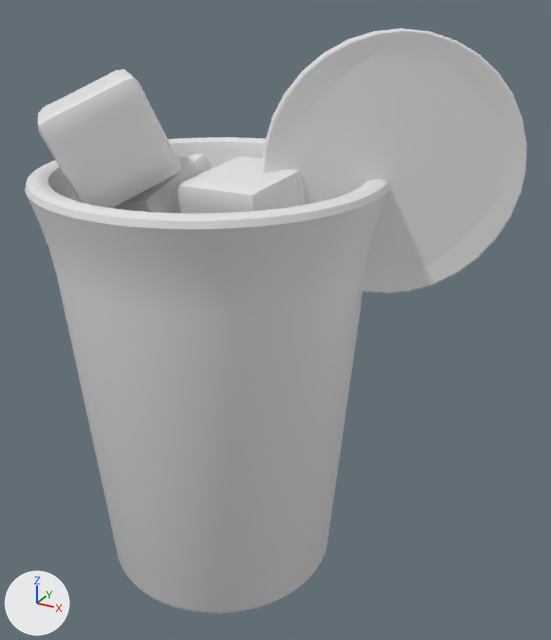
What one commit did to the OBJ model public/assets/drink-baked/blog0096.obj.
Before and after are seen from a 50 mm lens placed at (3.42, -5.13, 5.07), pointed at (0.54, 0.1, 2.46). Arrows for +X, +Y and +Z are at lower left; the lights stay in place. The older version comes first. Where no turn or scale is listed for an object, it has been applied to the vertices.

The scene before the commit, as lines of its bpy script (objects in view):
```python
me_circle_001 = bpy.data.meshes.new('Circle.001')
me_circle_001.from_pydata(...)  # 834 vertices, 832 faces; spans x 0.5..2.3, y -0.15..0.97, z 2.77..4.78
me_cube = bpy.data.meshes.new('Cube')
me_cube.from_pydata(...)  # 386 vertices, 384 faces; spans x -0.646..0.628, y -0.636..0.615, z 1.786..2.88
me_cube_001 = bpy.data.meshes.new('Cube.001')
me_cube_001.from_pydata(...)  # 386 vertices, 384 faces; spans x -0.984..0.051, y -0.517..0.558, z 2.671..3.776
me_cube_002 = bpy.data.meshes.new('Cube.002')
me_cube_002.from_pydata(...)  # 386 vertices, 384 faces; spans x -0.042..0.896, y -0.567..0.4, z 2.902..3.816
me_cube_003 = bpy.data.meshes.new('Cube.003')
me_cube_003.from_pydata(...)  # 386 vertices, 384 faces; spans x -1.228..-0.004, y -1.097..0.114, z 3.446..4.468
me_cylinder = bpy.data.meshes.new('Cylinder')
me_cylinder.from_pydata(...)  # 960 vertices, 898 faces; spans x -1.44..1.44, y -1.44..1.44, z 0.0..3.71
me_plane = bpy.data.meshes.new('Plane')
me_plane.from_pydata(...)  # 240 vertices, 64 faces; spans x -1.3..1.3, y -1.31..1.31, z 3.03..3.08
ob_circle_001 = bpy.data.objects.new('Circle.001', me_circle_001)
ob_circle_001.location = (0.0, 0.0, 0.0)
ob_cube = bpy.data.objects.new('Cube', me_cube)
ob_cube.location = (0.0, 0.0, 0.0)
ob_cube_001 = bpy.data.objects.new('Cube.001', me_cube_001)
ob_cube_001.location = (0.0, 0.0, 0.0)
ob_cube_002 = bpy.data.objects.new('Cube.002', me_cube_002)
ob_cube_002.location = (0.0, 0.0, 0.0)
ob_cube_003 = bpy.data.objects.new('Cube.003', me_cube_003)
ob_cube_003.location = (0.0, 0.0, 0.0)
ob_cylinder = bpy.data.objects.new('Cylinder', me_cylinder)
ob_cylinder.location = (0.0, 0.0, 0.0)
ob_plane = bpy.data.objects.new('Plane', me_plane)
ob_plane.location = (0.0, 0.0, 0.0)
```
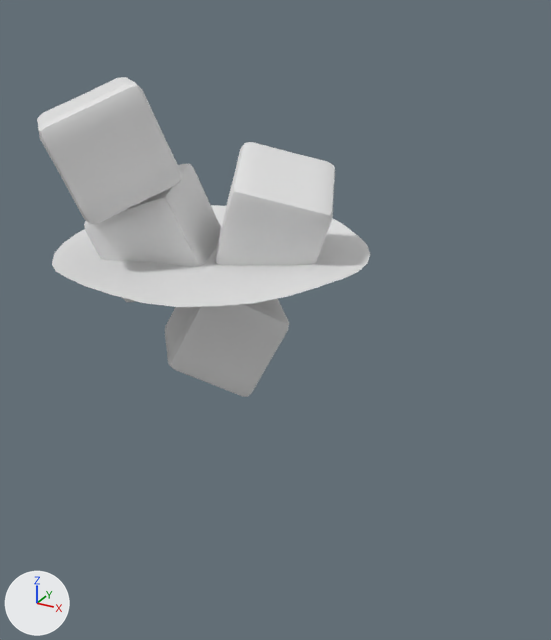
Pixel boxes [x1, y1, x2, y2] of what changed, in the pictures (551 x 640 px; the box of a moved part takes in the faces that stretch with it):
'Cylinder', deleted
    before: [25, 137, 389, 613]
'Circle.001', deleted
    before: [262, 28, 527, 294]
'Cube.003', reshaped
    before: [37, 69, 181, 208]
    after: [37, 77, 182, 224]
'Cube.002', reshaped
    before: [177, 156, 304, 213]
    after: [214, 142, 335, 265]
'Cube.001', reshaped
    before: [114, 153, 213, 213]
    after: [84, 164, 221, 302]
part 1 of me_cube, moved or reshaped (not visible before)
    after: [165, 299, 289, 397]
part 5 of me_plane, moved or reshaped (not visible before)
    after: [52, 205, 370, 307]

Patch to the scene script:
```diff
--- a/public/assets/drink-baked/blog0096.obj.py
+++ b/public/assets/drink-baked/blog0096.obj.py
@@ me_cube @@
 # used by ob_cube; location = (0.0, 0.0, 0.0)
-me_cube.from_pydata(...)  # 386 vertices, 384 faces; spans x -0.646..0.628, y -0.636..0.615, z 1.786..2.88
+me_cube.from_pydata(...)  # 386 vertices, 384 faces; spans x -0.569..0.68, y -0.553..0.655, z 1.775..2.814
+# me_cube part 1: the whole mesh is multiplied about its middle by the matrix ((-0.938, -0.335, 0.094), (-0.027, 0.342, 0.939), (-0.347, 0.878, -0.33)), then moved by (0.065, 0.061, -0.038)
@@ me_cube_001 @@
 # used by ob_cube_001; location = (0.0, 0.0, 0.0)
-me_cube_001.from_pydata(...)  # 386 vertices, 384 faces; spans x -0.984..0.051, y -0.517..0.558, z 2.671..3.776
+me_cube_001.from_pydata(...)  # 386 vertices, 384 faces; spans x -0.994..0.131, y -0.715..0.363, z 2.626..3.69
+# me_cube_001 part 2: the whole mesh is multiplied about its middle by the matrix ((0.894, -0.419, -0.159), (0.441, 0.884, 0.155), (0.075, -0.209, 0.975)), then moved by (0.035, -0.196, -0.065)
@@ me_cube_002 @@
 # used by ob_cube_002; location = (0.0, 0.0, 0.0)
-me_cube_002.from_pydata(...)  # 386 vertices, 384 faces; spans x -0.042..0.896, y -0.567..0.4, z 2.902..3.816
+me_cube_002.from_pydata(...)  # 386 vertices, 384 faces; spans x -0.095..1.085, y -0.381..0.745, z 2.794..3.894
+# me_cube_002 part 3: the whole mesh is multiplied about its middle by the matrix ((0.198, -0.938, 0.285), (-0.175, -0.32, -0.931), (0.964, 0.134, -0.228)), then moved by (0.068, 0.265, -0.015)
@@ me_cube_003 @@
 # used by ob_cube_003; location = (0.0, 0.0, 0.0)
-me_cube_003.from_pydata(...)  # 386 vertices, 384 faces; spans x -1.228..-0.004, y -1.097..0.114, z 3.446..4.468
+me_cube_003.from_pydata(...)  # 386 vertices, 384 faces; spans x -1.156..0.059, y -1.176..0.027, z 3.409..4.424
+# me_cube_003 part 4: the whole mesh is multiplied about its middle by the matrix ((0.513, -0.524, -0.681), (-0.441, 0.52, -0.732), (0.737, 0.675, 0.035)), then moved by (0.067, -0.083, -0.04)
@@ me_plane @@
 # used by ob_plane; location = (0.0, 0.0, 0.0)
-me_plane.from_pydata(...)  # 240 vertices, 64 faces; spans x -1.3..1.3, y -1.31..1.31, z 3.03..3.08
+me_plane.from_pydata(...)  # 210 vertices, 155 faces; spans x -1.31..1.31, y -1.31..1.31, z 3.01..3.08
+# me_plane part 5: 6 vertices moved within x -1.12..1.12, y -1.12..1.12, z 3.06..3.07; 202 vertices removed from x -1.3..1.3, y -1.31..1.31, z 3.03..3.08; 172 vertices added at x -1.31..1.31, y -1.31..1.31, z 3.01..3.08
@@ ob_circle_001 @@
-ob_circle_001 = bpy.data.objects.new('Circle.001', me_circle_001)
-ob_circle_001.location = (0.0, 0.0, 0.0)
@@ ob_cylinder @@
-ob_cylinder = bpy.data.objects.new('Cylinder', me_cylinder)
-ob_cylinder.location = (0.0, 0.0, 0.0)
```
